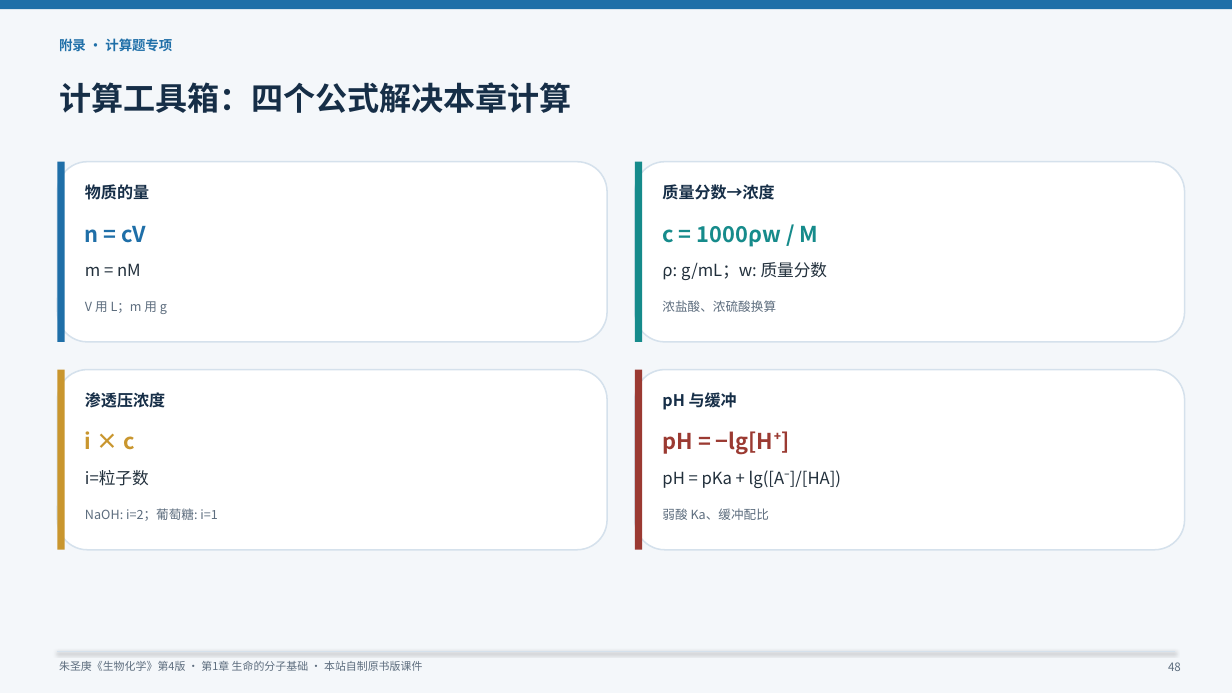
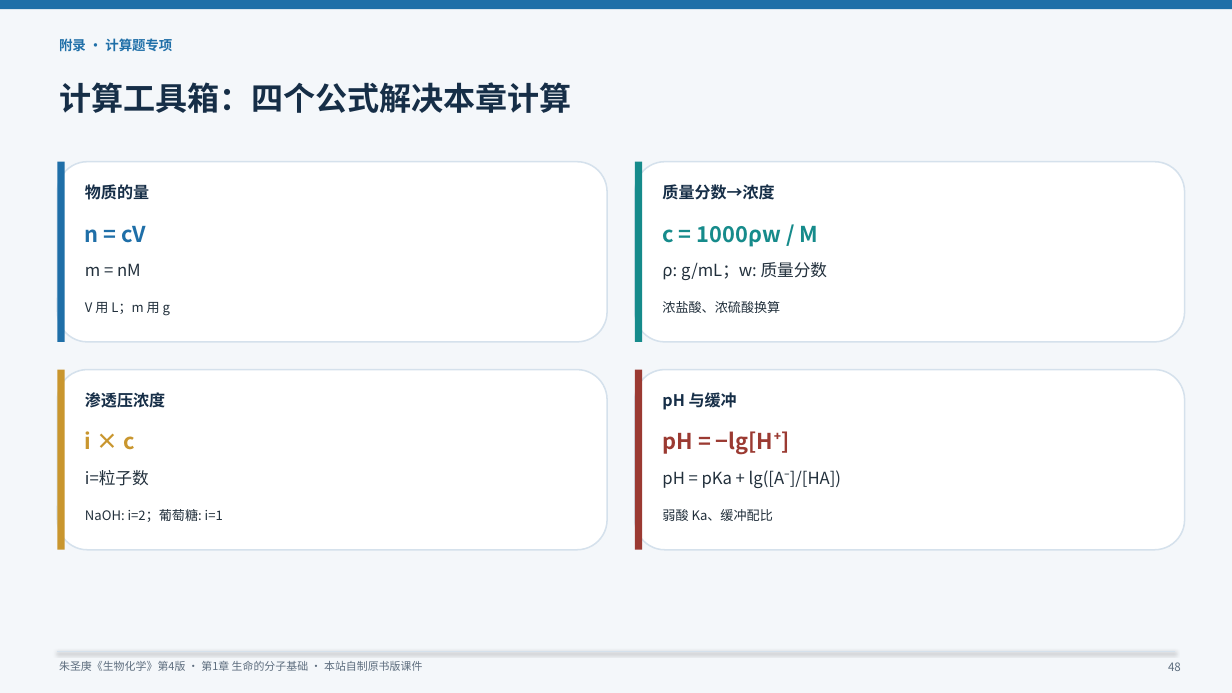
Before and after one commit to newkan-li/Biochemistry, a slide deck: slide 48 of downloads/bc01-original-style.pptx. Drawn at 1232x693 pixels with LibreOffice and Linux fonts; fonts in the diff are those of the drawing. Boxes give left, top, right and bottom in pixels: in the first picture for what was removed or moved away, otherwise in the second. Text is boxed around its words. In the diff, an @@ line names an element or a change of style, - is before the commit and + after.

```diff
--- a/downloads/bc01-original-style.pptx
+++ b/downloads/bc01-original-style.pptx
@@ size 9.8 to 10.2 pt, text colour #5D6D7E to #22303C in 4 elements at (x1=85, y1=302, x2=170, y2=316), (x1=662, y1=301, x2=780, y2=313), (x1=85, y1=509, x2=223, y2=522), (x1=662, y1=509, x2=773, y2=521) @@
```
Also in this commit, not shown: 14 other slides changed, 55 other files.
